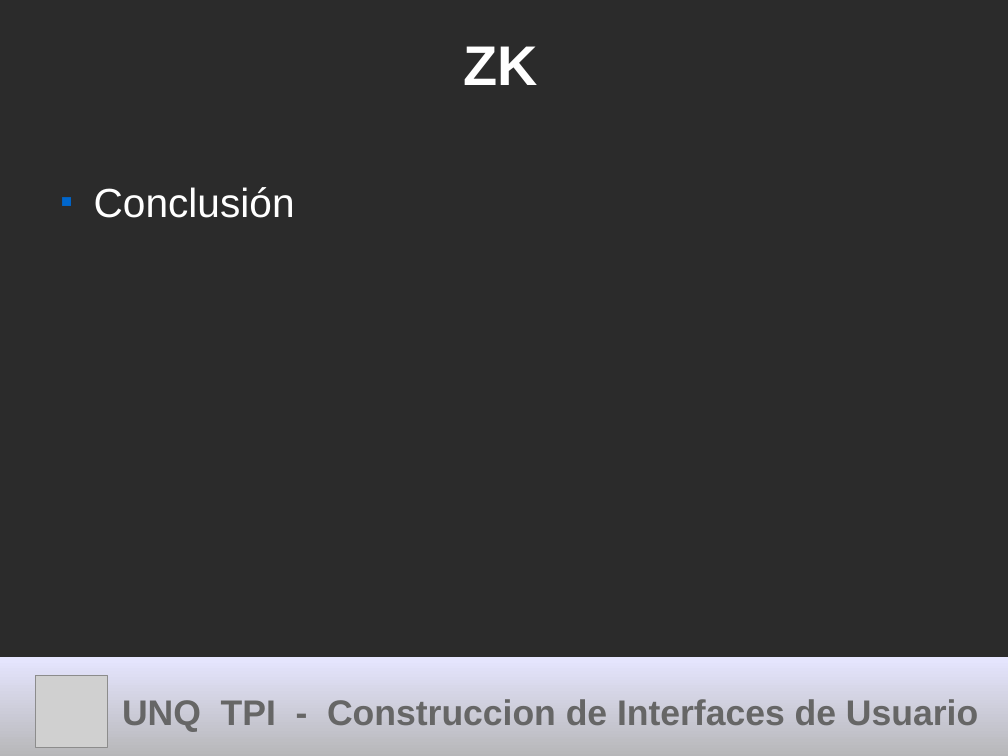
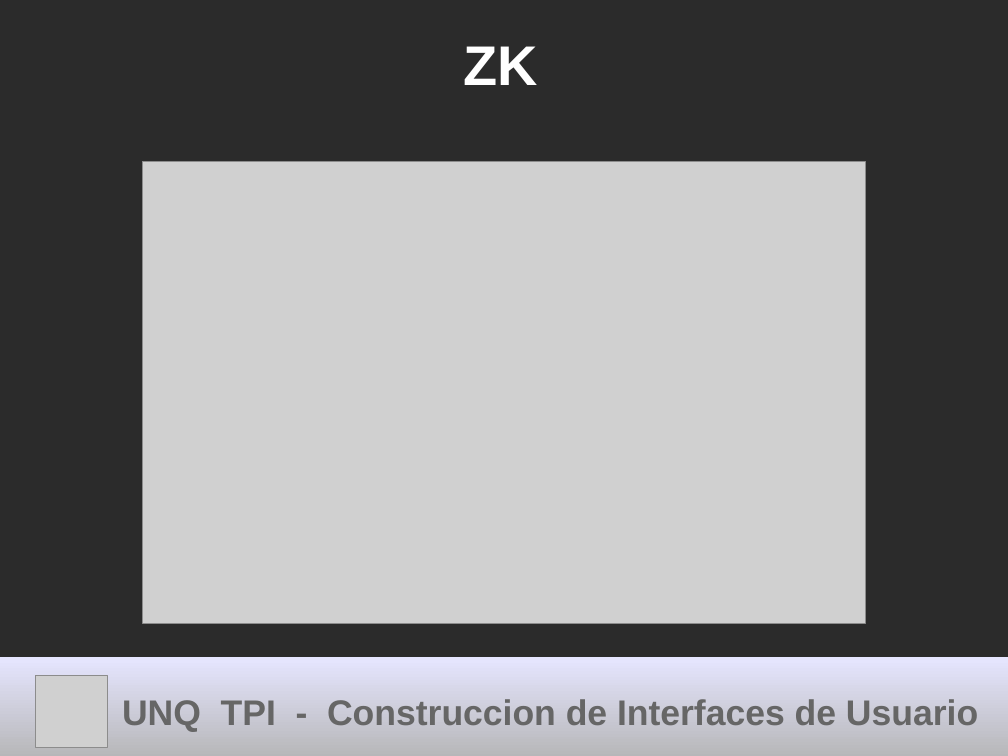
Before and after one commit to cdmarchionne/tpi-ui-tp-esferas, a slide deck: slide 16 of ZK/resources/Presentacion ZK.odp (slide 18 before the commit). Drawn at 1008x756 pixels with LibreOffice and Linux fonts; fonts in the diff are those of the drawing; grey boxes stand for pictures; background and template pictures are left out; a plain dark background stands for a picture behind light text. Boxes give left, top, right and bottom in pixels: in the first picture for what was removed or moved away, otherwise in the second. Text is boxed around its words. In the diff, an @@ line names an element or a change of style, - is before the commit and + after.

```diff
--- a/ZK/resources/Presentacion ZK.odp
+++ b/ZK/resources/Presentacion ZK.odp
@@ picture added at (142, 162, 865, 624) @@
@@ text removed at (94, 187, 295, 218) @@
-■ Conclusión
```
Also in this commit, not shown: 5 other slides changed, 4 slides added.
